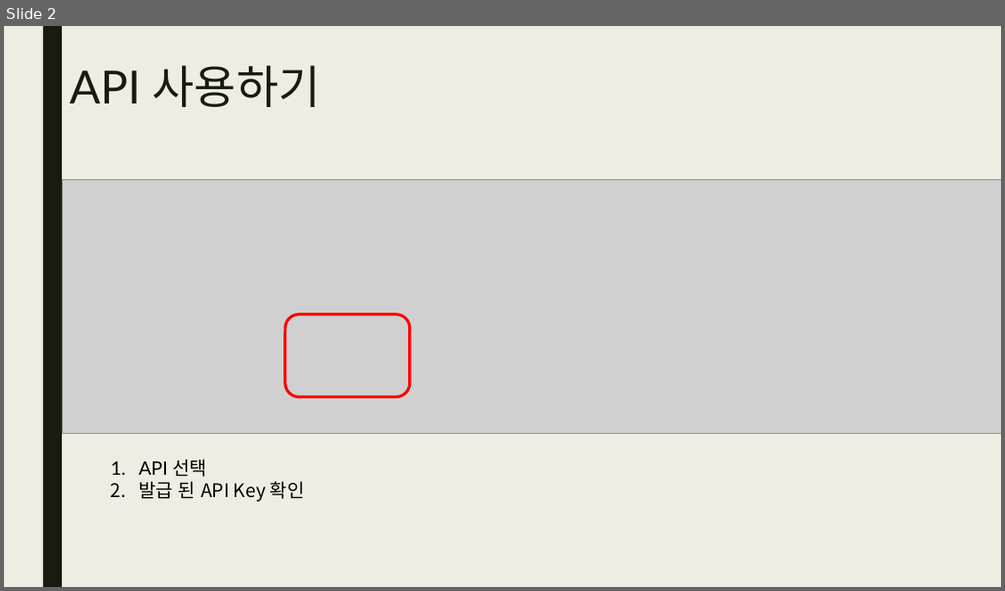
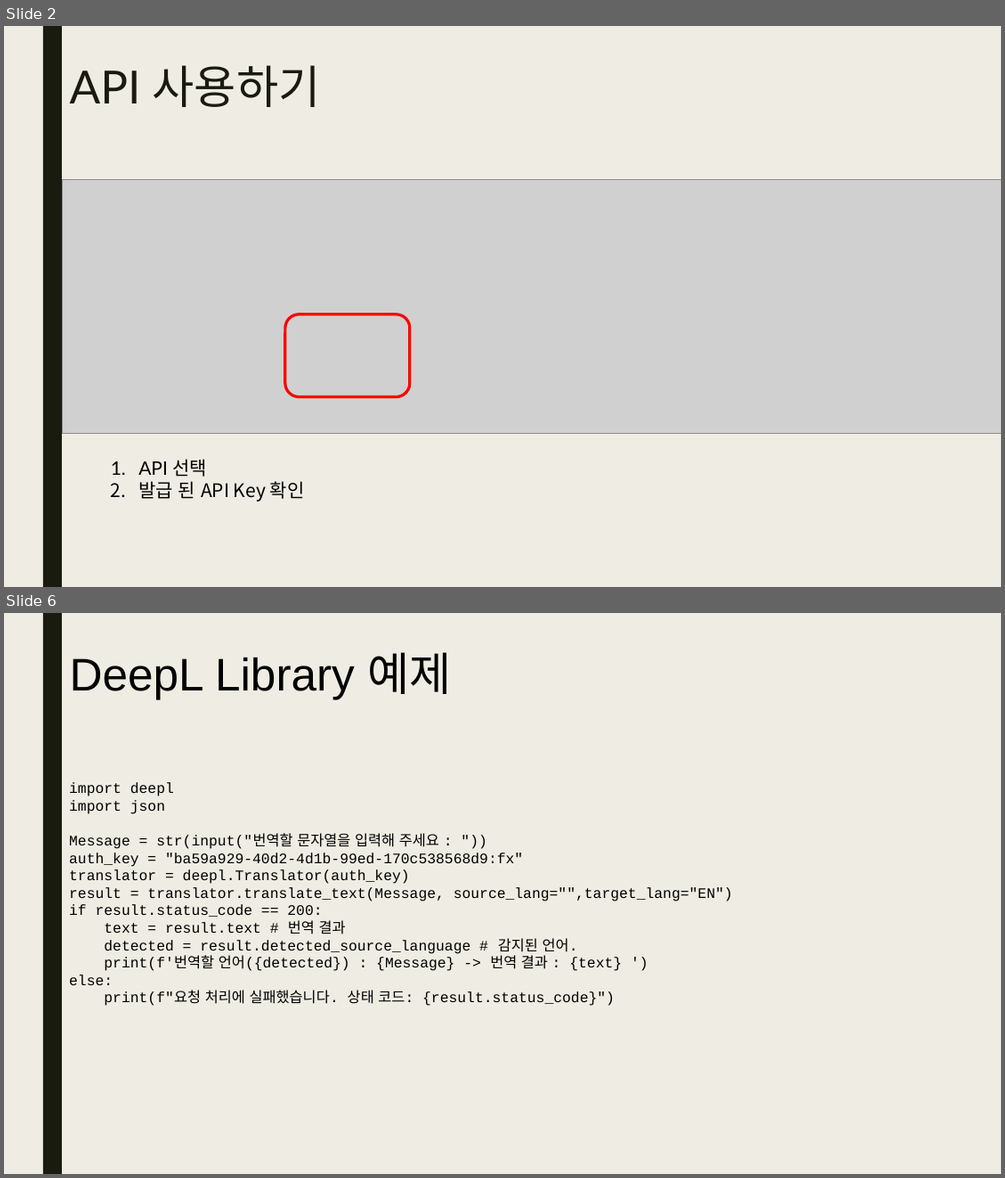
Before and after one commit to gomtings/JeoninHighSchool, a slide deck: 수업예제/24-1방과후수업(python)/방과후수업_번역기 만들기.pptx. Shown one above the other, each under a label of ours: slide 2 before the commit, slides 2 and 6 after it; the slides between them are not shown. The pictures are 1005x591 and 1005x1178 pixels, drawn with LibreOffice and Linux fonts; fonts in the diff are those of the drawing; grey boxes stand for pictures. Boxes give left, top, right and bottom in pixels: in the first picture for what was removed or moved away, otherwise in the second. Text is boxed around its words. In the diff, an @@ line names an element or a change of style, - is before the commit and + after.

Commit message:
Deep L API 를 이용한 번역기 만들기.

```diff
--- a/수업예제/24-1방과후수업(python)/방과후수업_번역기 만들기.pptx
+++ b/수업예제/24-1방과후수업(python)/방과후수업_번역기 만들기.pptx
@@ slide 6 added at box(4, 613, 1001, 1174), background #EFEDE3; not listed: 1 template element that a slide beside it also shows @@
@@ title added at box(70, 652, 452, 699), 44 pt, text #000000 @@
+DeepL Library 예제
@@ text added at box(69, 782, 733, 1005), 14 pt, text #000000 @@
+import deepl
+import json
+Message = str(input("번역할 문자열을 입력해 주세요 : "))
+auth_key = "ba59a929-40d2-4d1b-99ed-170c538568d9:fx"
+translator = deepl.Translator(auth_key)
+result = translator.translate_text(Message, source_lang="",target_lang="EN")
+if result.status_code == 200:
+text = result.text # 번역 결과
+detected = result.detected_source_language # 감지된 언어.
+print(f'번역할 언어({detected}) : {Message} -> 번역 결과 : {text} ')
+else:
+print(f"요청 처리에 실패했습니다. 상태 코드: {result.status_code}")
```
Also in this commit, not shown: 3 slides changed, 2 other slides added, 6 other files.
